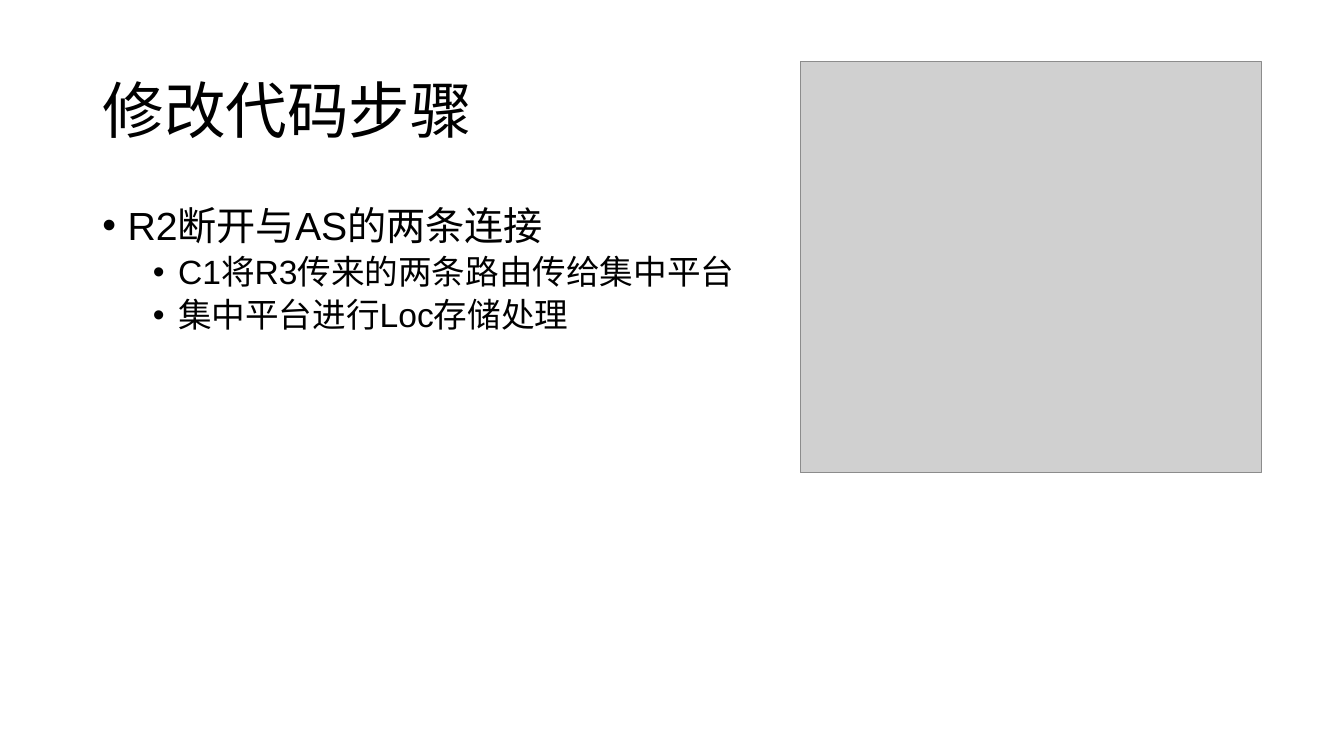
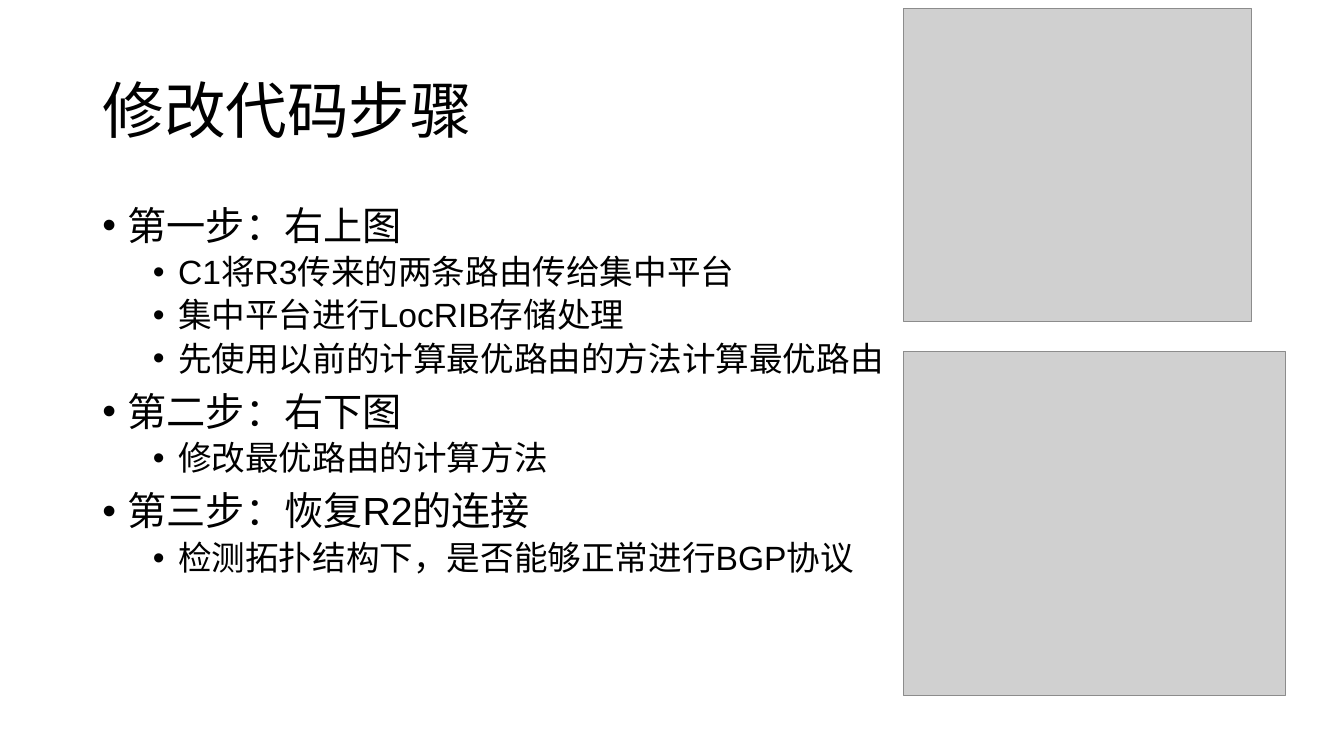
Before and after one commit to wangqing93/ibgp_exp, a slide deck: slide 8 of doc/毕设阶段讨论14.pptx. Drawn at 1344x756 pixels with LibreOffice and Linux fonts; fonts in the diff are those of the drawing; grey boxes stand for pictures. Boxes give left, top, right and bottom in pixels: in the first picture for what was removed or moved away, otherwise in the second. Text is boxed around its words. In the diff, an @@ line names an element or a change of style, - is before the commit and + after.

```diff
--- a/doc/毕设阶段讨论14.pptx
+++ b/doc/毕设阶段讨论14.pptx
@@ picture added at [903, 8, 1252, 322] @@
@@ picture removed at [801, 62, 1262, 473] @@
@@ text at [128, 207, 402, 244]: text changed @@
-• R2断开与AS的两条连接
+• 第一步：右上图
@@ text at [128, 298, 884, 574]: text changed @@
-  • 集中平台进行Loc存储处理
+  • 集中平台进行LocRIB存储处理
+  • 先使用以前的计算最优路由的方法计算最优路由
+• 第二步：右下图
+  • 修改最优路由的计算方法
+• 第三步：恢复R2的连接
+  • 检测拓扑结构下，是否能够正常进行BGP协议
@@ picture added at [903, 352, 1286, 697] @@
```
Also in this commit, not shown: 2 other slides changed, 1 slide added, 9 other files.
